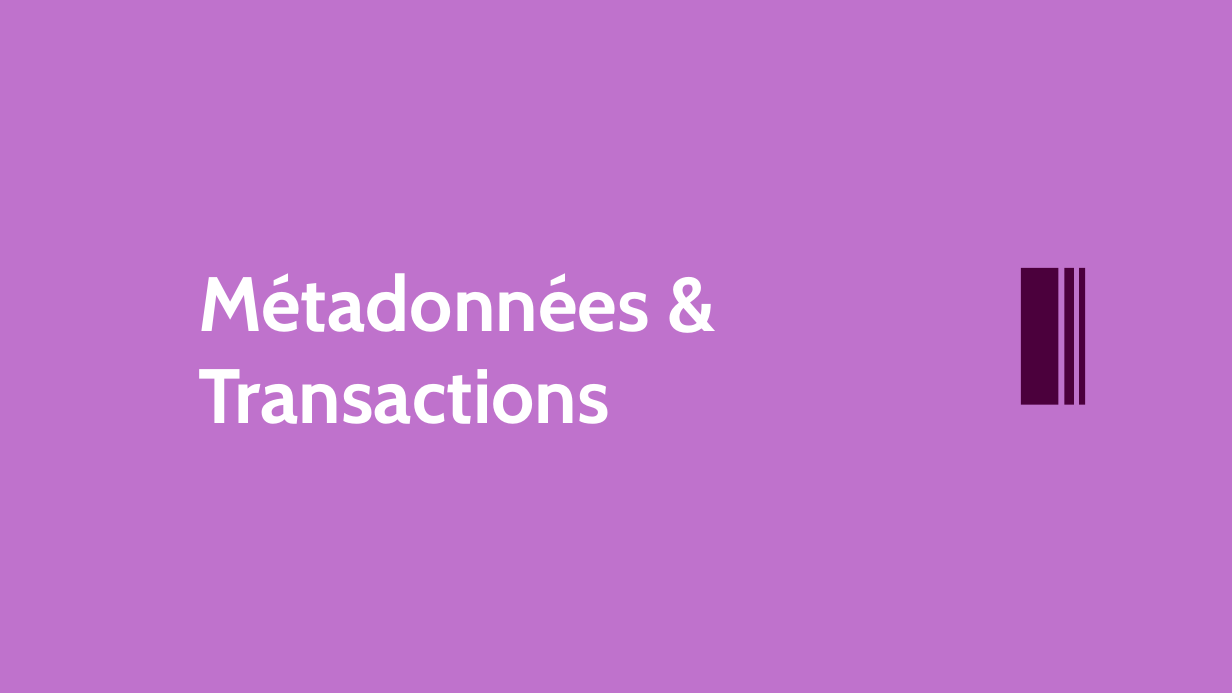
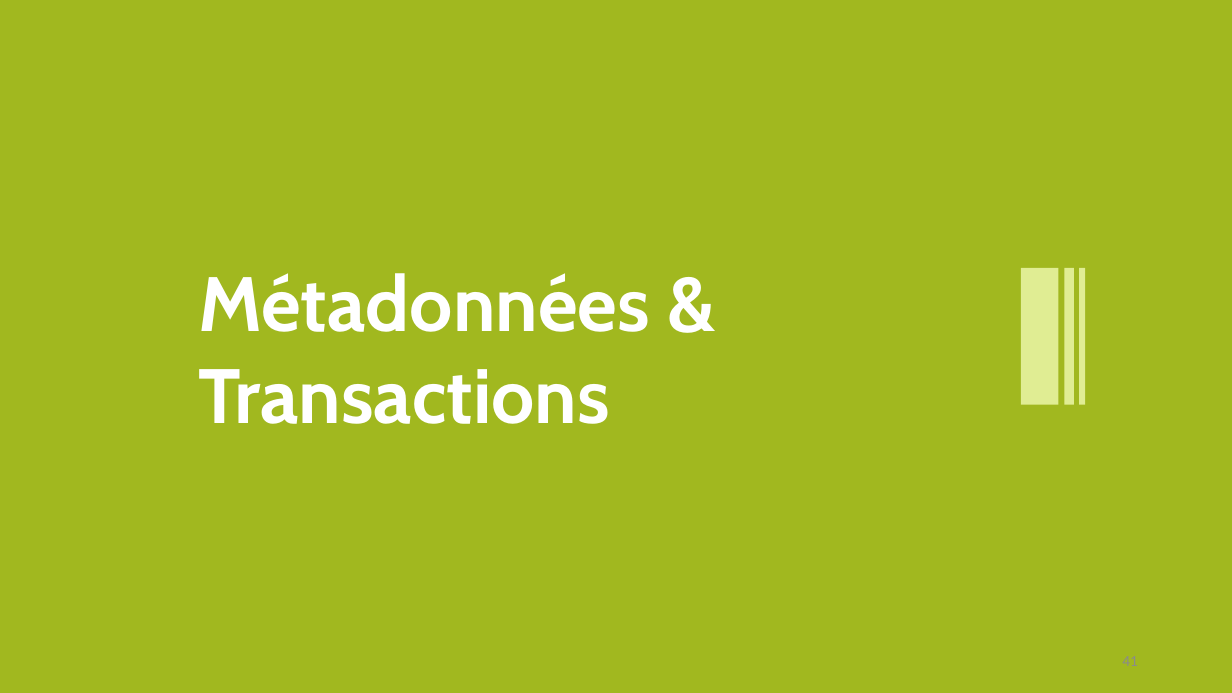
Before and after one commit to web-ai-master/academic-projects, a slide deck: slide 41 of Architecture SGBD/Project/presentation/Presentation-projet-SQLite.pptx (slide 11 before the commit). Drawn at 1232x693 pixels with LibreOffice and Linux fonts; fonts in the diff are those of the drawing. Boxes give left, top, right and bottom in pixels: in the first picture for what was removed or moved away, otherwise in the second. Text is boxed around its words. In the diff, an @@ line names an element or a change of style, - is before the commit and + after.

```diff
--- a/Architecture SGBD/Project/presentation/Presentation-projet-SQLite.pptx
+++ b/Architecture SGBD/Project/presentation/Presentation-projet-SQLite.pptx
@@ background #BF72CC to #A1B81F @@
@@ fill #4B003C to #E0ED93 in 3 elements at (1021,268,1059,405), (1065,268,1074,405), (1080,268,1086,405) @@
@@ page number added at (1122,656,1138,666), 12 pt, text #8C8C8C @@
+41
```
Also in this commit, not shown: 10 other slides changed, 45 slides added, 2 slides removed, 23 other files.
